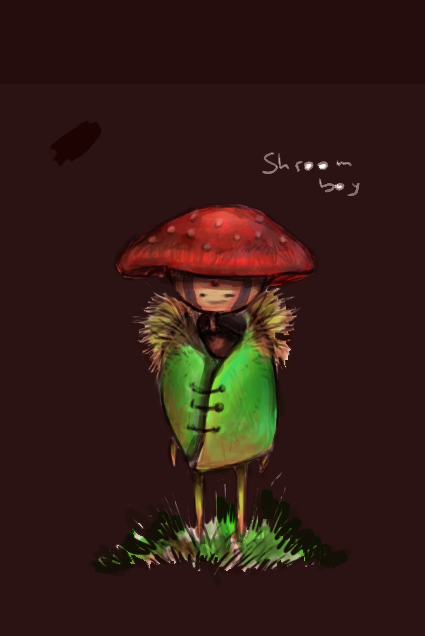
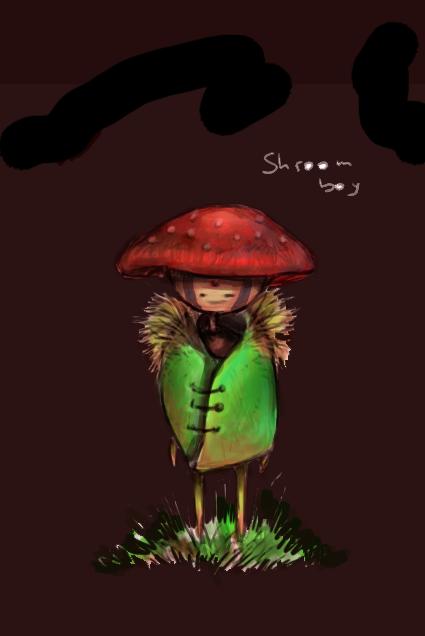
Revision of a layered 425x636 image; what changed, layer by layer:
painted on "Layer 1" over 0, 21, 425, 171
